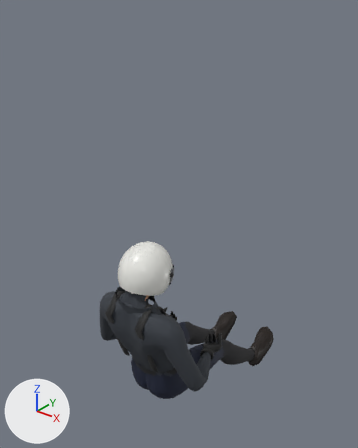
An edit to the Blender file assets/source/pilot.blend, drawn before and after from the same camera.
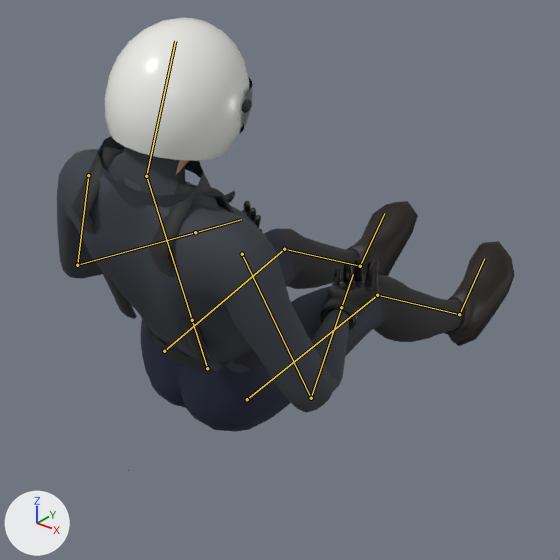
Old and new are each drawn whole from a 50 mm lens placed at (1.36, -1.18, 0.1), pointed at (-0.09, 0.63, -1.03) and again close up on the part from 22% to 81% of the width and 52% to 100% of the height. Every picture has the same lights, and +X, +Y and +Z are marked at lower left. The last two pictures show the newer version. Both versions are drawn at frame 1 of the action 'sit'; the numbers are the values there. The bones that change, and the others that lie on the model, are drawn over the model as lines in the close-ups.

Objects in the first close-up: 'Helmet', 'PilotBody'.
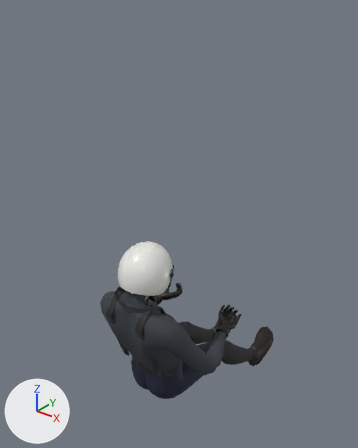
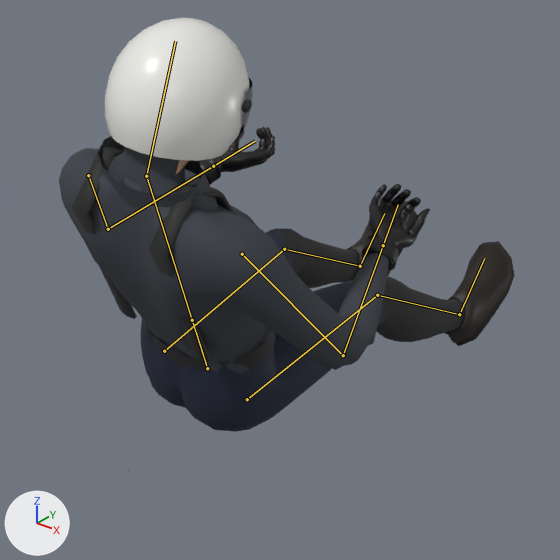
The change in detail:
Bone 'UpperArm.L' (bone_upperarm_l) turns from (-8, 33, -25) to (12, 21, -16) degrees about its own x, y and z.
Bone 'Forearm.L' (bone_forearm_l) turns from (57, -39, -44) to (76, -52, -72) degrees about its own x, y and z.
Bone 'Hand.L' (bone_hand_l) turns from (0, -56, 0) to (0, -79, 0) degrees about its own x, y and z.
Bone 'UpperArm.R' (bone_upperarm_r) turns from (-8, -33, 25) to (12, -21, 16) degrees about its own x, y and z.
Bone 'Forearm.R' (bone_forearm_r) turns from (57, 39, 44) to (76, 52, 72) degrees about its own x, y and z.
Bone 'Hand.R' (bone_hand_r) turns from (0, 56, 0) to (0, 79, 0) degrees about its own x, y and z.

What differs and where, as boxes (x1, y1, x2, y2) in the close-ups (560 x 560 px):
'PilotBody', posed: before (57, 136, 515, 471); after (59, 127, 515, 471)
bone 'UpperArm.L', root to tip: before (88, 175) to (77, 265); after (88, 175) to (108, 229)
bone 'Forearm.L', root to tip: before (77, 265) to (195, 232); after (108, 229) to (213, 166)
bone 'Hand.L', root to tip: before (195, 232) to (241, 219); after (213, 166) to (255, 141)
bone 'UpperArm.R', root to tip: before (242, 254) to (311, 398); after (242, 254) to (343, 355)
bone 'Forearm.R', root to tip: before (311, 398) to (341, 307); after (343, 355) to (383, 245)
bone 'Hand.R', root to tip: before (341, 307) to (353, 274); after (383, 245) to (398, 204)
